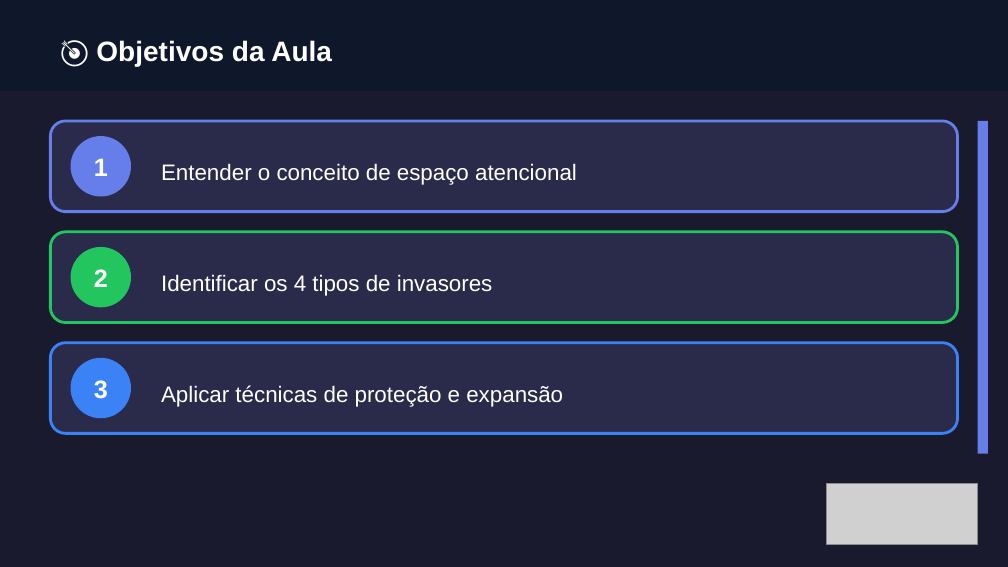
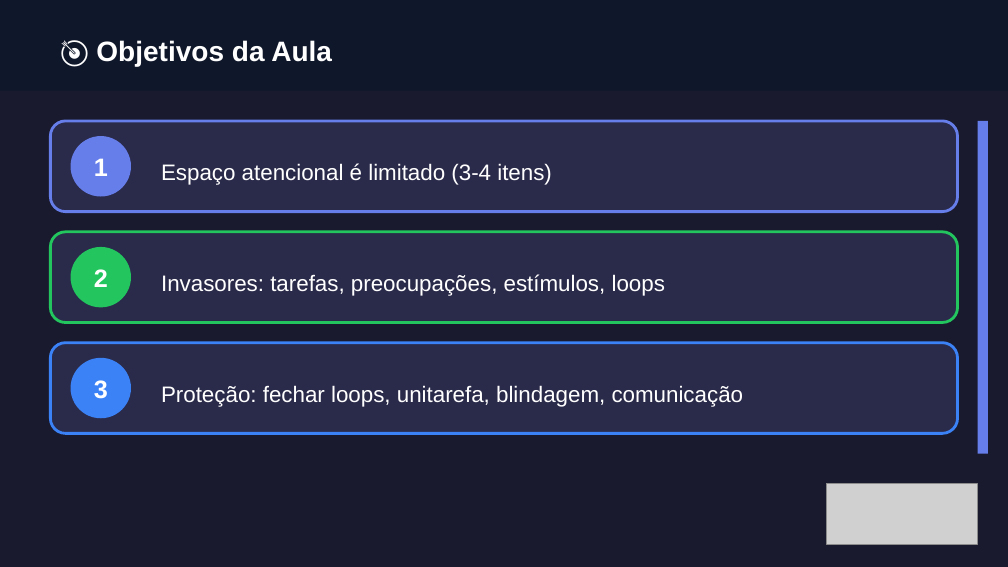
Before and after one commit to almirmeira/educa-com-talento, a slide deck: slide 2 of apresentacoes/foco-produtividade/aula-06-espaco-atencional.pptx. Drawn at 1008x567 pixels with LibreOffice and Linux fonts; fonts in the diff are those of the drawing; grey boxes stand for pictures. Boxes give left, top, right and bottom in pixels: in the first picture for what was removed or moved away, otherwise in the second. Text is boxed around its words. In the diff, an @@ line names an element or a change of style, - is before the commit and + after.

```diff
--- a/apresentacoes/foco-produtividade/aula-06-espaco-atencional.pptx
+++ b/apresentacoes/foco-produtividade/aula-06-espaco-atencional.pptx
@@ text at (x1=161, y1=163, x2=552, y2=185): text changed @@
-Entender o conceito de espaço atencional
+Espaço atencional é limitado (3-4 itens)
@@ text at (x1=161, y1=274, x2=665, y2=296): text changed @@
-Identificar os 4 tipos de invasores
+Invasores: tarefas, preocupações, estímulos, loops
@@ text at (x1=161, y1=385, x2=744, y2=407): text changed @@
-Aplicar técnicas de proteção e expansão
+Proteção: fechar loops, unitarefa, blindagem, comunicação
```
Also in this commit, not shown: 7 other slides changed, 1 slide added, 29 other files.
